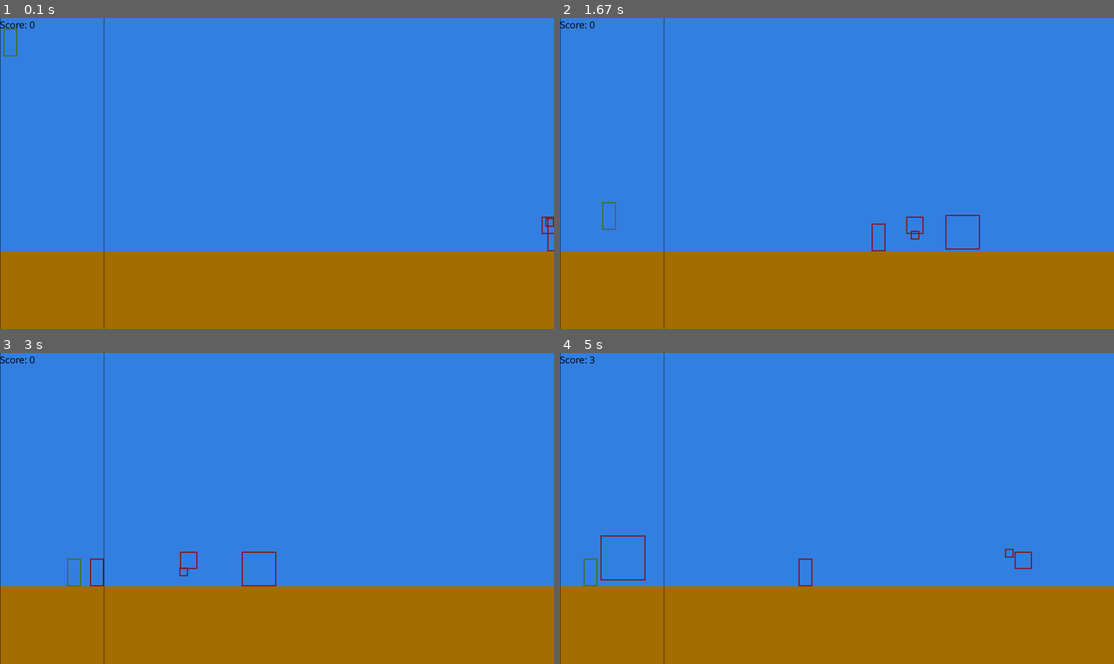
Above: before the commit, frames 1-4 (two rows, left to right).
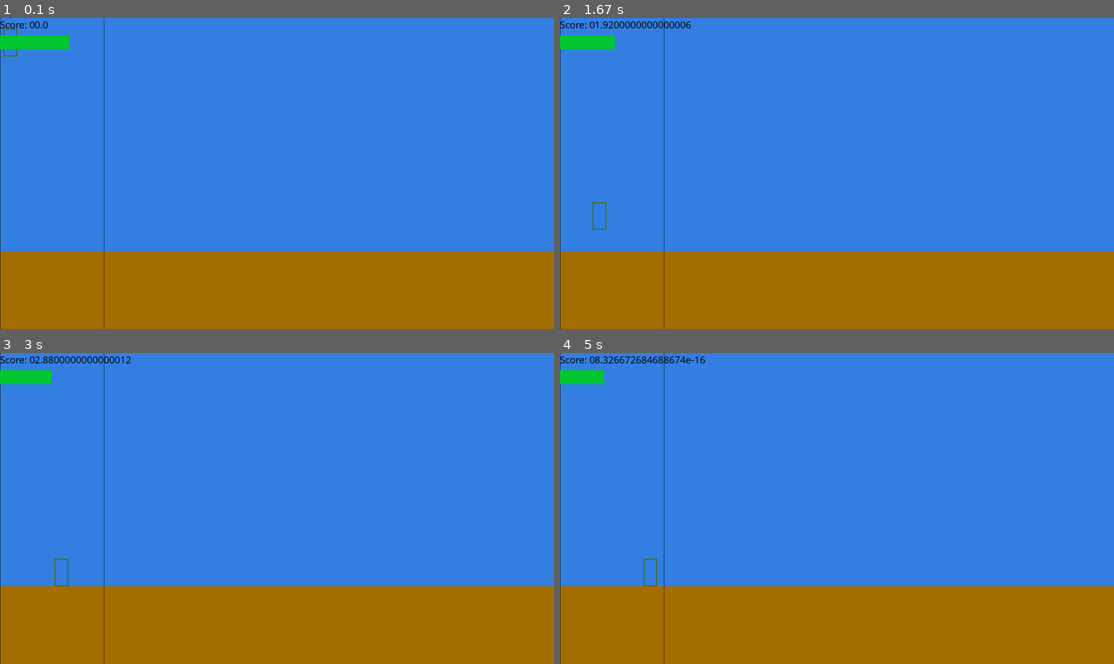
Above: after the commit, the same moments.

Repository: D3t3rm1nat1on/OurGame_PyGame
Game: pygame game, started from src/main.py
Two runs of this game, one before a commit and one after it. Both use one fixed random seed, a clock stepped at 60 frames per second and the inputs below.
Inputs:
- Up to frame 1 (0.1 s): no input
- Up to frame 2 (1.67 s): hold Right 0.33-0.8 s; hold Up 0.83-1.13 s; hold Right 1.17-1.63 s
- Up to frame 3 (3 s): hold Down 1.67-1.97 s; hold Up 2-2.37 s; hold Right from 2.4 s (still down)
- Up to frame 4 (5 s): release Right at 3.03 s; hold Down 3.07-3.43 s; hold Right 3.47-3.93 s; hold Up 3.97-4.27 s; hold Right 4.3-4.77 s; hold Down from 4.8 s (still down)

The runs differ from the first frame. In frame 1, 0.7% of the frame differs, in the area x 0-100%, y 0-76%; in frame 2, 1.1%, in the area x 0-76%, y 0-76%; in frame 3, 1.0%; in frame 4, 1.0%.

Commit message:
sprinting

Diff:
--- a/src/command/CrouchCommand.py
+++ b/src/command/CrouchCommand.py
@@ -10,5 +10,5 @@
         if not self.unit.is_crouching and self.on_ground(self.state, self.unit):
             self.unit.rect_collision.size = self.unit.crouch_size
             self.unit.position.y += self.unit.full_size.y - self.unit.crouch_size.y
-            self.unit.speed.x -= 1
+            self.unit.speed.x = -1
             self.unit.is_crouching = True
--- a/src/command/SprintCommand.py
+++ b/src/command/SprintCommand.py
@@ -1,12 +1,13 @@
 from .Command import Command
+from src.state import Player
 
 
 class SprintCommand(Command):
-    def __init__(self, state, unit):
+    player: Player
+
+    def __init__(self, state, player):
         self.state = state
-        self.unit = unit
+        self.player = player
 
     def run(self):
-        if not self.unit.is_sprinting:
-            self.unit.speed.x += 2
-            self.unit.is_sprinting = True
+        self.player.is_sprinting = True
--- a/src/main.py
+++ b/src/main.py
@@ -1,11 +1,10 @@
 import os
 
 import pygame
-import math
 from pygame.math import Vector2
 
 import src.state as states
-from src.command import JumpCommand, MoveCommand, MovePlayerCommand, MoveEnemyCommand, CrouchCommand, SprintCommand
+from src.command import JumpCommand, MovePlayerCommand, MoveEnemyCommand, CrouchCommand, SprintCommand
 from src.state import GameState
 
 os.environ['SDL_VIDEO_CENTERED'] = '1'
@@ -17,7 +16,7 @@
         self.window_proportion = 1
         self.state = GameState()
         self.state.ground = pygame.Rect(self.state.ground, self.state.world_size)
-        self.player = states.Player(full_size=Vector2(40, 80), max_speed_x=10, affected_by_gravity=True)
+        self.player = states.Player(full_size=Vector2(40, 80), affected_by_gravity=True)
         self.window = pygame.display.set_mode((int(self.state.world_size.x) * self.window_proportion,
                                                int(self.state.world_size.y) * self.window_proportion))
         pygame.display.set_caption("Наша игра")
@@ -37,9 +36,9 @@
 
         bomb = states.UnitBirdBomb(position=Vector2(self.state.world_size.x, self.state.ground.y - 100),
                                    speed=Vector2(-5, 0),
-                                   full_size=Vector2(100, 100), affected_by_gravity=False)
+                                   full_size=Vector2(35, 35), affected_by_gravity=False)
         self.state.enemies.append(bomb)
-
+        self.state.enemies.clear()
         self.commands = []
 
     def process_input(self):
@@ -66,11 +65,10 @@
                         self.player.is_crouching = False
                         self.player.rect_collision.size = self.player.full_size
                         self.player.position.y -= self.player.full_size.y - self.player.crouch_size.y
-                        self.player.speed.x += 1
+                        self.player.speed.x = 0
                 if event.key == pygame.K_RIGHT:
                     if self.player.is_sprinting:
                         self.player.is_sprinting = False
-                        self.player.speed.x -= 2
 
         command = MovePlayerCommand(self.state, self.player)
         self.commands.append(command)
@@ -110,6 +108,9 @@
 
         text = "Score: " + str(self.state.score)
         self.window.blit(pygame.font.SysFont('Comic Sans MS', 30).render(text, True, (0, 0, 0)), (0, 0))
+        self.window.blit(pygame.font.SysFont('Comic Sans MS', 30).render(str(self.player.speed.x), True, (0, 0, 0)), (100, 0))
+
+        pygame.draw.rect(self.window, (0, 200, 50), (0, 50, self.player.stamina * 2, 40))
 
         pygame.display.update()
 
--- a/src/state/Player.py
+++ b/src/state/Player.py
@@ -5,14 +5,31 @@
 
 
 class Player(Unit):
+    stamina: float
     max_speed_x: float
 
     def __init__(self, position=Vector2(10, 20), speed=Vector2(0, 0), full_size=Vector2(40, 80),
-                 affected_by_gravity=False, max_speed_x=10.0):
+                 affected_by_gravity=False):
         super().__init__(position, speed, full_size,
                          affected_by_gravity)
-        self.max_speed_x = max_speed_x
+        self.max_speed_x = 5
+        self.stamina = 100
+
+    def sprint(self):
+        self.speed.x += 0.08
+        self.stamina -= 0.5
 
     def unique_movement(self):
+        if self.is_sprinting and self.stamina >= 0.5:
+            self.sprint()
+        else:
+            self.stamina += 0.3
+            if self.stamina > 100.0:
+                self.stamina = 100.0
+            if self.speed.x > 0:
+                if self.speed.x > 0.16:
+                    self.speed.x -= 0.16
+                else:
+                    self.speed.x = 0
         if self.speed.x > self.max_speed_x:
             self.speed.x = self.max_speed_x
